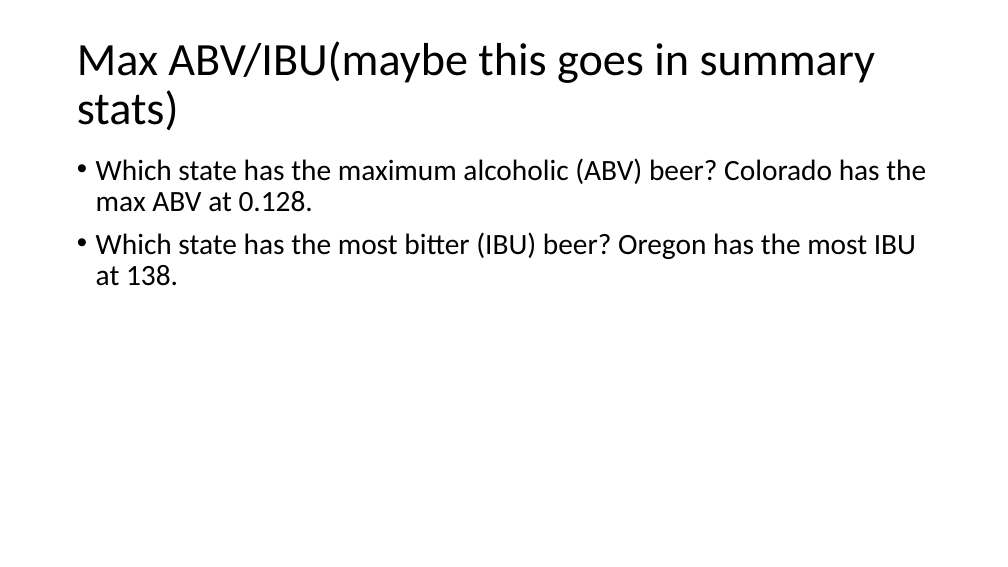
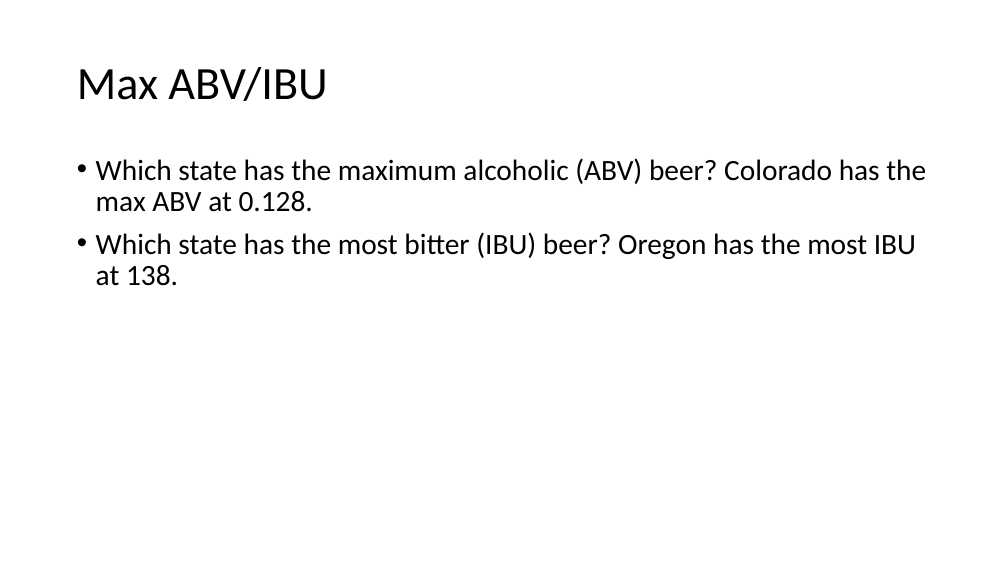
Before and after one commit to RiccoFerraro/dds_case_study_1, a slide deck: slide 14 of Beers_and_Breweries.pptx (slide 7 before the commit). Drawn at 1008x567 pixels with LibreOffice and Linux fonts; fonts in the diff are those of the drawing. Boxes give left, top, right and bottom in pixels: in the first picture for what was removed or moved away, otherwise in the second. Text is boxed around its words. In the diff, an @@ line names an element or a change of style, - is before the commit and + after.

```diff
--- a/Beers_and_Breweries.pptx
+++ b/Beers_and_Breweries.pptx
@@ title at [77,67,327,101]: text changed @@
-Max ABV/IBU(maybe this goes in summary stats)
+Max ABV/IBU
```
Also in this commit, not shown: 5 other slides changed, 13 slides added, 2 slides removed, 3 other files.
